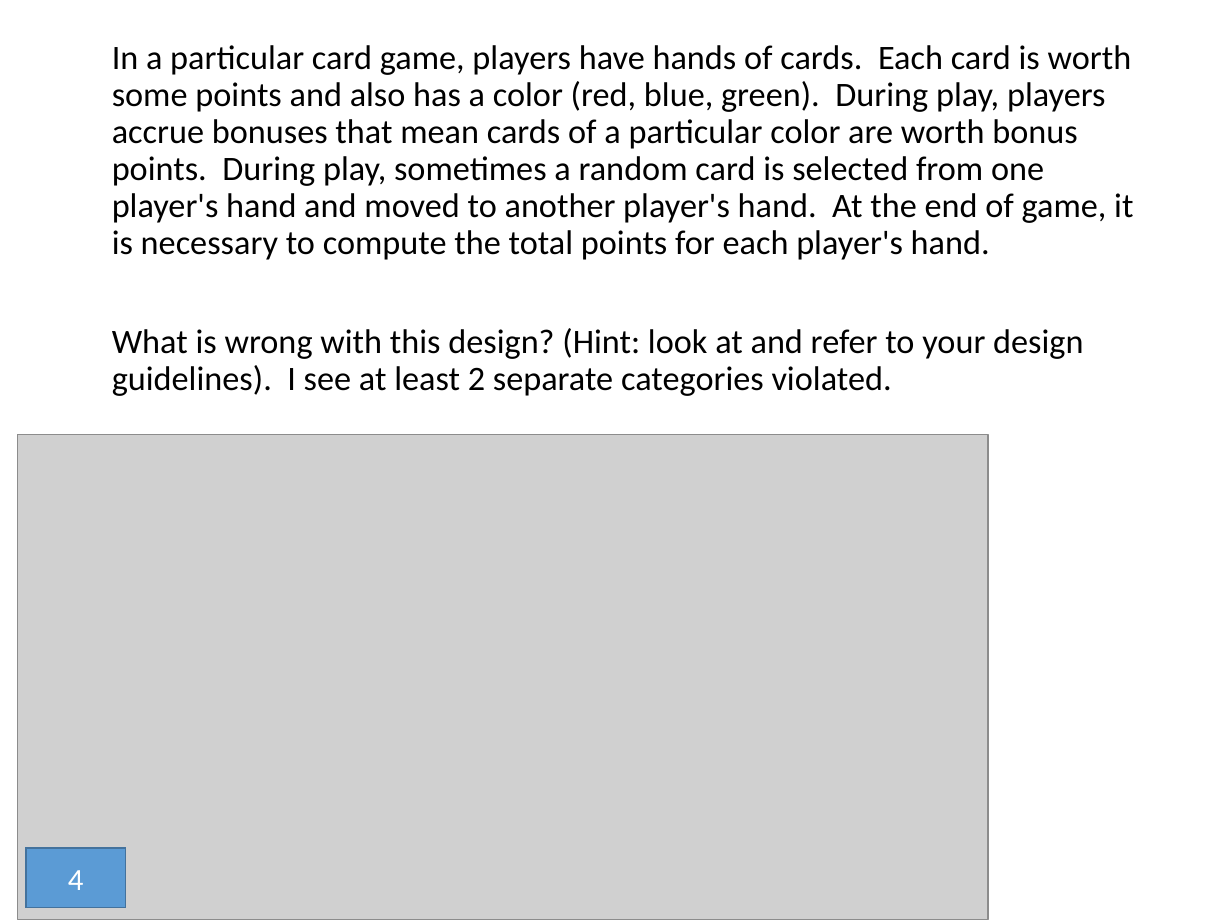
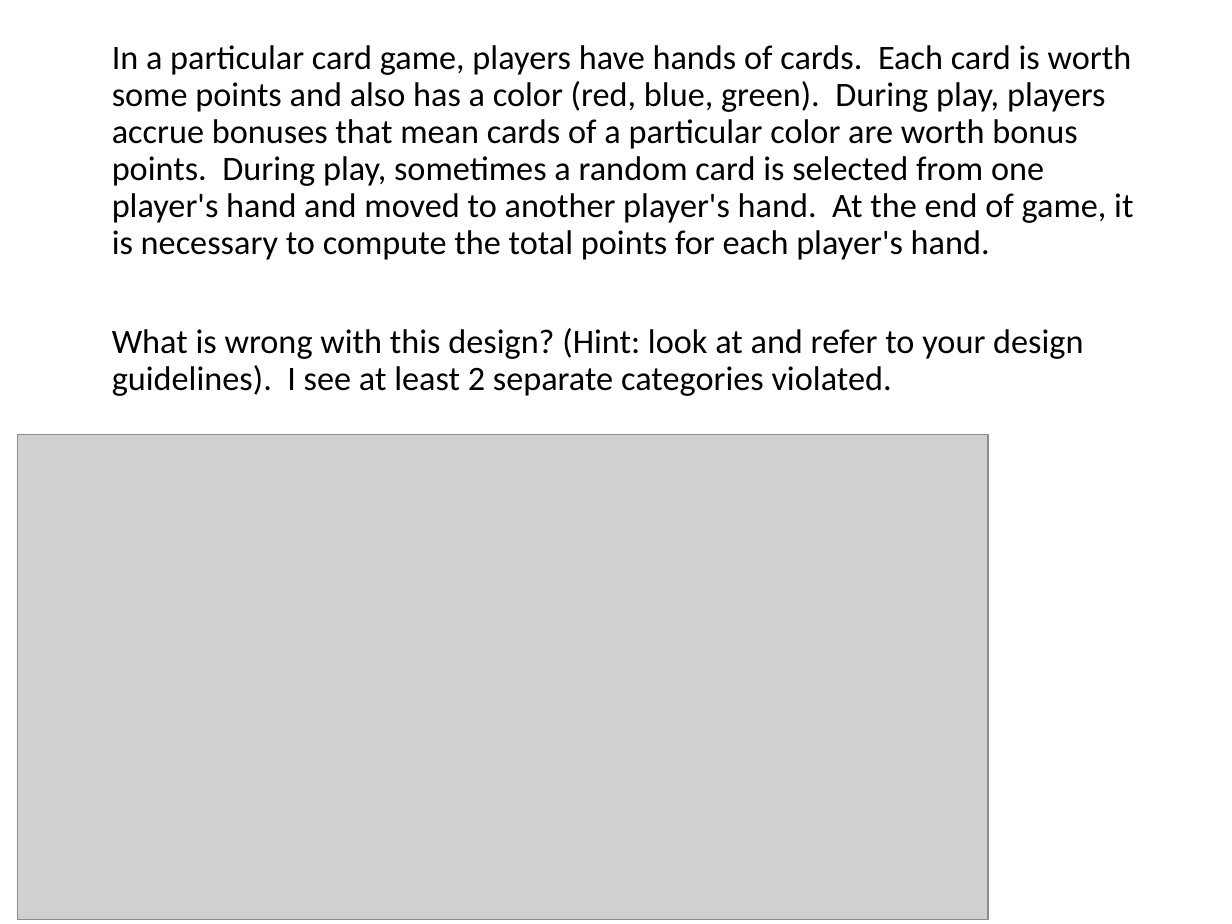
Before and after one commit to RHIT-CSSE/csse220, a slide deck: slide 28 of ClassMaterials/SETechniques/Slides/SoftwareEngineeringTechniques.pptx (slide 21 before the commit). Drawn at 1232x924 pixels with LibreOffice and Linux fonts; fonts in the diff are those of the drawing; grey boxes stand for pictures. Boxes give left, top, right and bottom in pixels: in the first picture for what was removed or moved away, otherwise in the second. Text is boxed around its words. In the diff, an @@ line names an element or a change of style, - is before the commit and + after.

```diff
--- a/ClassMaterials/SETechniques/Slides/SoftwareEngineeringTechniques.pptx
+++ b/ClassMaterials/SETechniques/Slides/SoftwareEngineeringTechniques.pptx
@@ rectangle removed at box(26, 848, 126, 907) @@
-4
```
Also in this commit, not shown: 7 other slides changed, 9 slides added, 6 slides removed.
